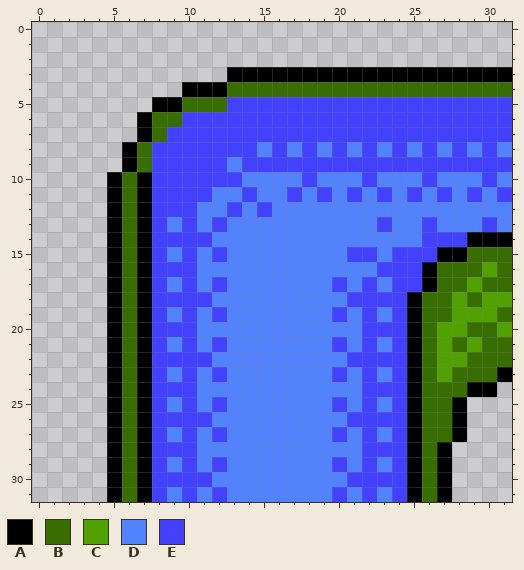
Pixel-art sprite -- ViewButBetter/Sprites/rightBottom.png. Above is the file before it was changed.
The file is 32x32 pixels.
Palette (. is transparent): A #000000  B #386d00  C #51a200  D #5182ff  E #4141ff
Pixels before, first column x 5:
 3 ........AAAAAAAAAAAAAAAAAAA
 4 .....AAABBBBBBBBBBBBBBBBBBB
 5 ...AABBBEEEEEEEEEEEEEEEEEEE
 6 ..ABBEEEEEEEEEEEEEEEEEEEEEE
 7 ..ABEEEEEEEEEEEEEEEEEEEEEEE
 8 .ABEEEEEEEDEDEDEDEDEDEDEDED
 9 .ABEEEEEDEEEEEEEEEEEEEEEEEE
10 ABAEEEEEEDDDDEDDDEDDDEDDDED
11 ABAEEEEDDEDDEDEDEDEDEDEDEDE
12 ABAEEEDDEDEDDDDDDDDDDDDDDDD
13 ABAEDEDEDDDDDDDDDDEDDEDDDED
14 ABAEEEEDDDDDDDDDDDDDDEEEAAA
15 ABAEDEDEDDDDDDDDEEDEEEAABBB
16 ABAEEEDDDDDDDDDDDDEEEABBBCB
17 ABAEDEDEDDDDDDDEDEDEEABBCBB
18 ABAEEEEDDDDDDDDDEEEEABBCBCC
19 ABAEDEDEDDDDDDDEDEDEABBCCCB
20 ABAEEEDDDDDDDDDDDEEEABCCBBC
21 ABAEDEDEDDDDDDDEDEDEABCBCBB
22 ABAEEEEDDDDDDDDDEEEEABCCBBB
23 ABAEDEDEDDDDDDDEDEDEABCBBBA
24 ABAEEEDDDDDDDDDDDEEEABBBAA.
25 ABAEDEDEDDDDDDDEDEDEABBA...
26 ABAEEEEDDDDDDDDDEEEEABBA...
27 ABAEDEDEDDDDDDDEDEDEABBA...
28 ABAEEEDDDDDDDDDDDEEEABA....
29 ABAEDEDEDDDDDDDEDEDEABA....
30 ABAEEEEDDDDDDDDDEEEEABA....
31 ABAEDEDEDDDDDDDEDEDEABA....
Now the later version:
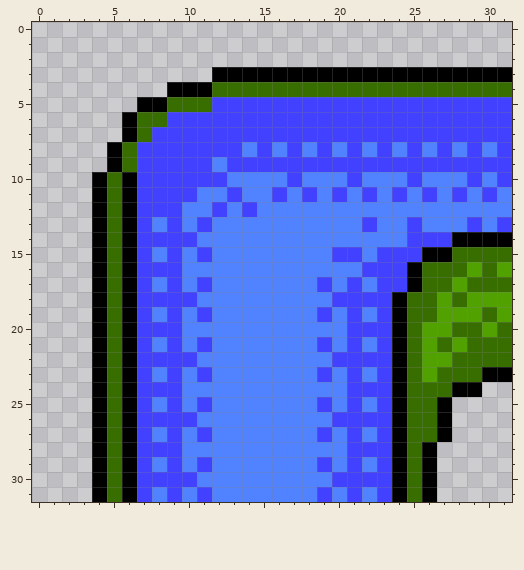
The edit:
y 3: x 12 . -> A
y 4: x 9 . -> A; x 12 A -> B
y 5: x 7 . -> A; x 9 A -> B; x 12 B -> E
y 6: x 6..7 .A -> AB; x 9 B -> E
y 7: x 6..8 .AB -> ABE
y 8: x 5..7 .AB -> ABE; x 14..31 EDEDEDEDEDEDEDEDED -> DEDEDEDEDEDEDEDEDE
y 9: x 5..7 .AB -> ABE; x 12..13 ED -> DE
y 10: x 4..7 .ABA -> ABAE; x 13 E -> D; x 17..18 DE -> ED; x 21..22 DE -> ED; x 25..26 DE -> ED; x 29..31 DED -> EDE
y 11: x 4..7 .ABA -> ABAE; x 11 E -> D; x 13..14 DE -> ED; x 16..31 DEDEDEDEDEDEDEDE -> EDEDEDEDEDEDEDED
y 12: x 4..7 .ABA -> ABAE; x 10 E -> D; x 12..15 DEDE -> EDED
y 13: x 4..12 .ABAEDEDE -> ABAEDEDED; x 22..23 DE -> ED; x 25..26 DE -> ED; x 29..31 DED -> EDE
y 14: x 4..7 .ABA -> ABAE; x 11 E -> D; x 25 D -> E; x 28 E -> A
y 15: x 4..12 .ABAEDEDE -> ABAEDEDED; x 20 D -> E; x 22..23 ED -> DE; x 26 E -> A; x 28 A -> B
y 16: x 4..7 .ABA -> ABAE; x 10 E -> D; x 22 D -> E; x 25..26 EA -> AB; x 29..31 BCB -> CBC
y 17: x 4..12 .ABAEDEDE -> ABAEDEDED; x 19..23 DEDED -> EDEDE; x 25..26 EA -> AB; x 28..29 BC -> CB
y 18: x 4..7 .ABA -> ABAE; x 11 E -> D; x 20 D -> E; x 24..25 EA -> AB; x 27..29 BCB -> CBC
y 19: x 4..12 .ABAEDEDE -> ABAEDEDED; x 19..25 DEDEDEA -> EDEDEAB; x 27 B -> C; x 30..31 CB -> BC
y 20: x 4..7 .ABA -> ABAE; x 10 E -> D; x 21 D -> E; x 24..26 EAB -> ABC; x 28 C -> B; x 30..31 BC -> CB
y 21: x 4..12 .ABAEDEDE -> ABAEDEDED; x 19..29 DEDEDEABCBC -> EDEDEABCBCB
y 22: x 4..7 .ABA -> ABAE; x 11 E -> D; x 20 D -> E; x 24..26 EAB -> ABC; x 28 C -> B
y 23: x 4..12 .ABAEDEDE -> ABAEDEDED; x 19..27 DEDEDEABC -> EDEDEABCB; x 30 B -> A
y 24: x 4..7 .ABA -> ABAE; x 10 E -> D; x 21 D -> E; x 24..25 EA -> AB; x 28 B -> A; x 30 A -> .
y 25: x 4..12 .ABAEDEDE -> ABAEDEDED; x 19..25 DEDEDEA -> EDEDEAB; x 27..28 BA -> A.
y 26: x 4..7 .ABA -> ABAE; x 11 E -> D; x 20 D -> E; x 24..25 EA -> AB; x 27..28 BA -> A.
y 27: x 4..12 .ABAEDEDE -> ABAEDEDED; x 19..25 DEDEDEA -> EDEDEAB; x 27..28 BA -> A.
y 28: x 4..7 .ABA -> ABAE; x 10 E -> D; x 21 D -> E; x 24..27 EABA -> ABA.
y 29: x 4..12 .ABAEDEDE -> ABAEDEDED; x 19..27 DEDEDEABA -> EDEDEABA.
y 30: x 4..7 .ABA -> ABAE; x 11 E -> D; x 20 D -> E; x 24..27 EABA -> ABA.
y 31: x 4..12 .ABAEDEDE -> ABAEDEDED; x 19..27 DEDEDEABA -> EDEDEABA.
